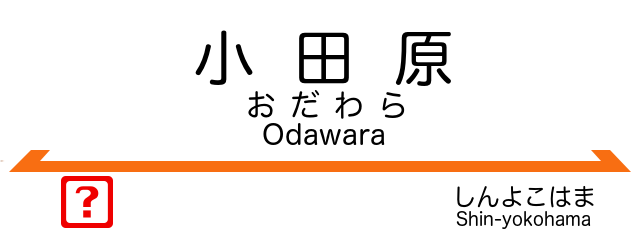
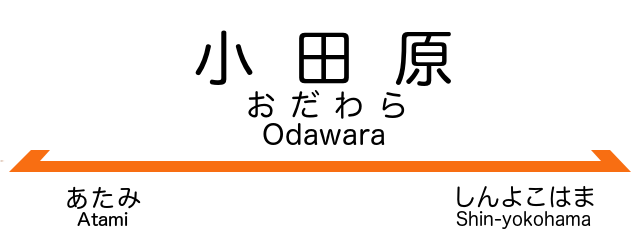
Layers edited between the first and the second 640px x 240px image:
painted on "次駅" over [61, 176, 141, 228]
